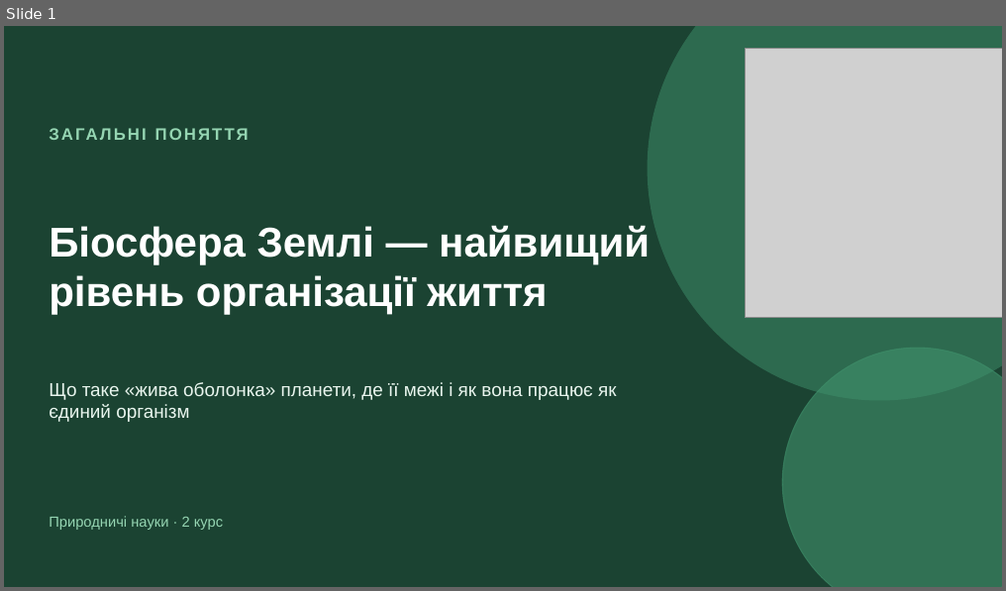
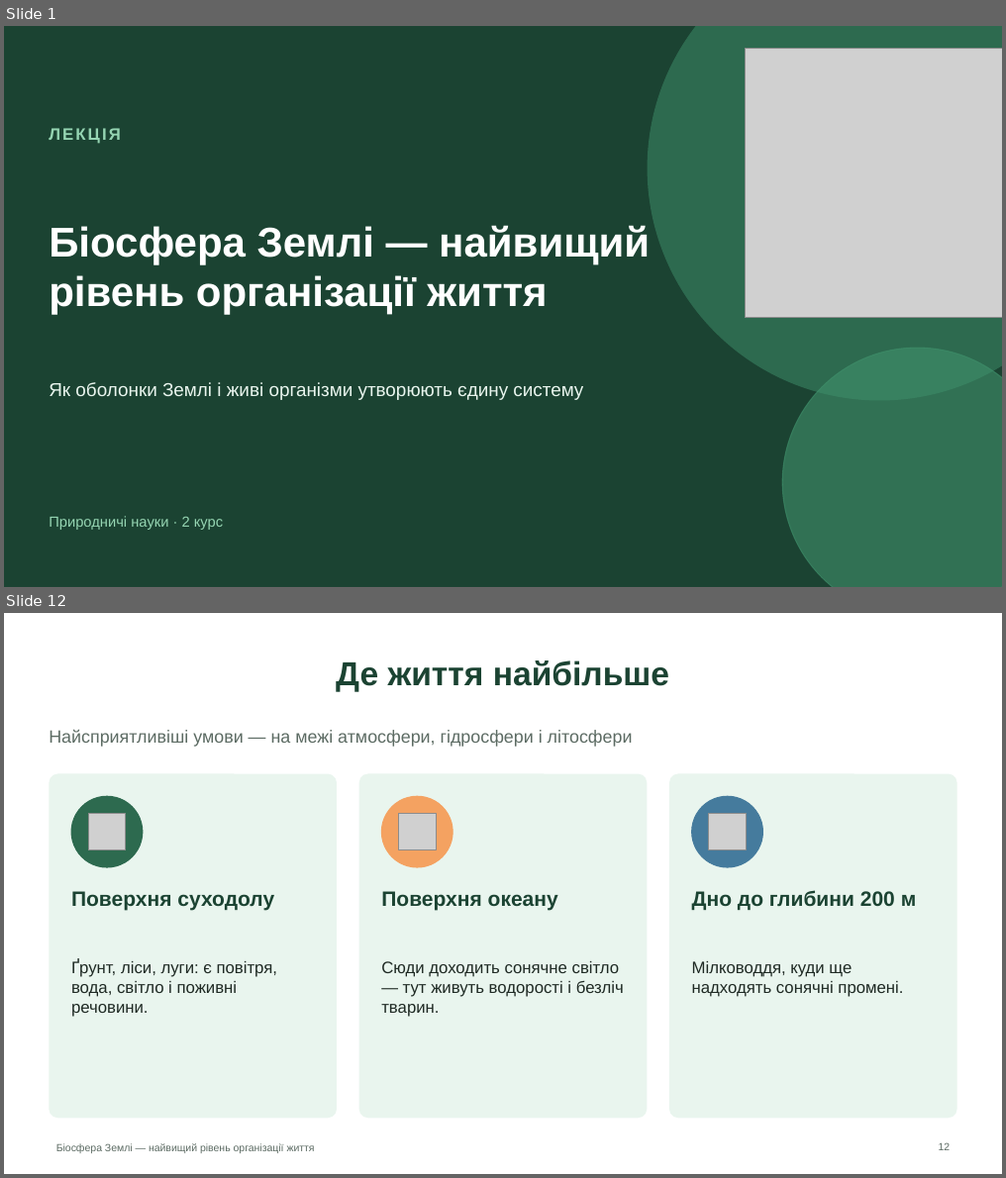
Before and after one commit to batalovatetyana-boop/-1, a slide deck: presentations/00_Біосфера_Землі.pptx. Shown one above the other, each under a label of ours: slide 1 before the commit, slides 1 and 12 after it; the slides between them are not shown. The pictures are 1006x591 and 1006x1178 pixels, drawn with LibreOffice and Linux fonts; fonts in the diff are those of the drawing; grey boxes stand for pictures. Boxes give left, top, right and bottom in pixels: in the first picture for what was removed or moved away, otherwise in the second. Text is boxed around its words. In the diff, an @@ line names an element or a change of style, - is before the commit and + after.

```diff
--- a/presentations/00_Біосфера_Землі.pptx
+++ b/presentations/00_Біосфера_Землі.pptx
@@ slide 12 added at [4, 613, 1002, 1174], background #FFFFFF @@
@@ title added at [336, 661, 669, 692], 32 pt, text #1B4332, bold @@
+Де життя найбільше
@@ text added at [49, 730, 633, 747], 17 pt, text #5C6B63 @@
+Найсприятливіші умови — на межі атмосфери, гідросфери і літосфери
@@ rounded rectangle added at [49, 774, 337, 1118], fill #E9F5EE @@
@@ rounded rectangle added at [358, 774, 647, 1118], fill #E9F5EE @@
@@ rounded rectangle added at [669, 774, 957, 1118], fill #E9F5EE @@
@@ ellipse added at [71, 796, 143, 867], fill #2D6A4F, outline #2D6A4F 1 pt @@
@@ picture added at [88, 814, 126, 851] @@
@@ ellipse added at [381, 796, 452, 867], fill #F4A261, outline #F4A261 1 pt @@
@@ picture added at [399, 814, 436, 851] @@
@@ ellipse added at [692, 796, 763, 867], fill #457B9D, outline #457B9D 1 pt @@
@@ picture added at [709, 814, 746, 851] @@
@@ text added at [71, 891, 274, 911], 20 pt, text #1B4332, bold @@
+Поверхня суходолу
@@ text added at [381, 891, 558, 911], 20 pt, text #1B4332, bold @@
+Поверхня океану
@@ text added at [692, 890, 917, 910], 20 pt, text #1B4332, bold @@
+Дно до глибини 200 м
@@ text added at [71, 959, 278, 1017], 16 pt, text #1F2A24 @@
+Ґрунт, ліси, луги: є повітря, вода, світло і поживні речовини.
@@ text added at [381, 961, 624, 1017], 16 pt, text #1F2A24 @@
+Сюди доходить сонячне світло — тут живуть водорості і безліч тварин.
@@ text added at [692, 961, 903, 997], 16 pt, text #1F2A24 @@
+Мілководдя, куди ще надходять сонячні промені.
@@ text added at [56, 1144, 315, 1154], 10 pt, text #5C6B63 @@
+Біосфера Землі — найвищий рівень організації життя
@@ page number added at [939, 1143, 950, 1151], 10 pt, text #5C6B63 @@
+12
@@ slide 1 changed as well @@
@@ text at [49, 128, 121, 144]: text changed @@
-ЗАГАЛЬНІ ПОНЯТТЯ
+ЛЕКЦІЯ
@@ text at [49, 382, 583, 400]: text changed @@
-Що таке «жива оболонка» планети, де її межі і як вона працює як єдиний організм
+Як оболонки Землі і живі організми утворюють єдину систему
```
Also in this commit, not shown: 13 other slides changed, 13 other slides added, 30 slides removed, 2 other files.
